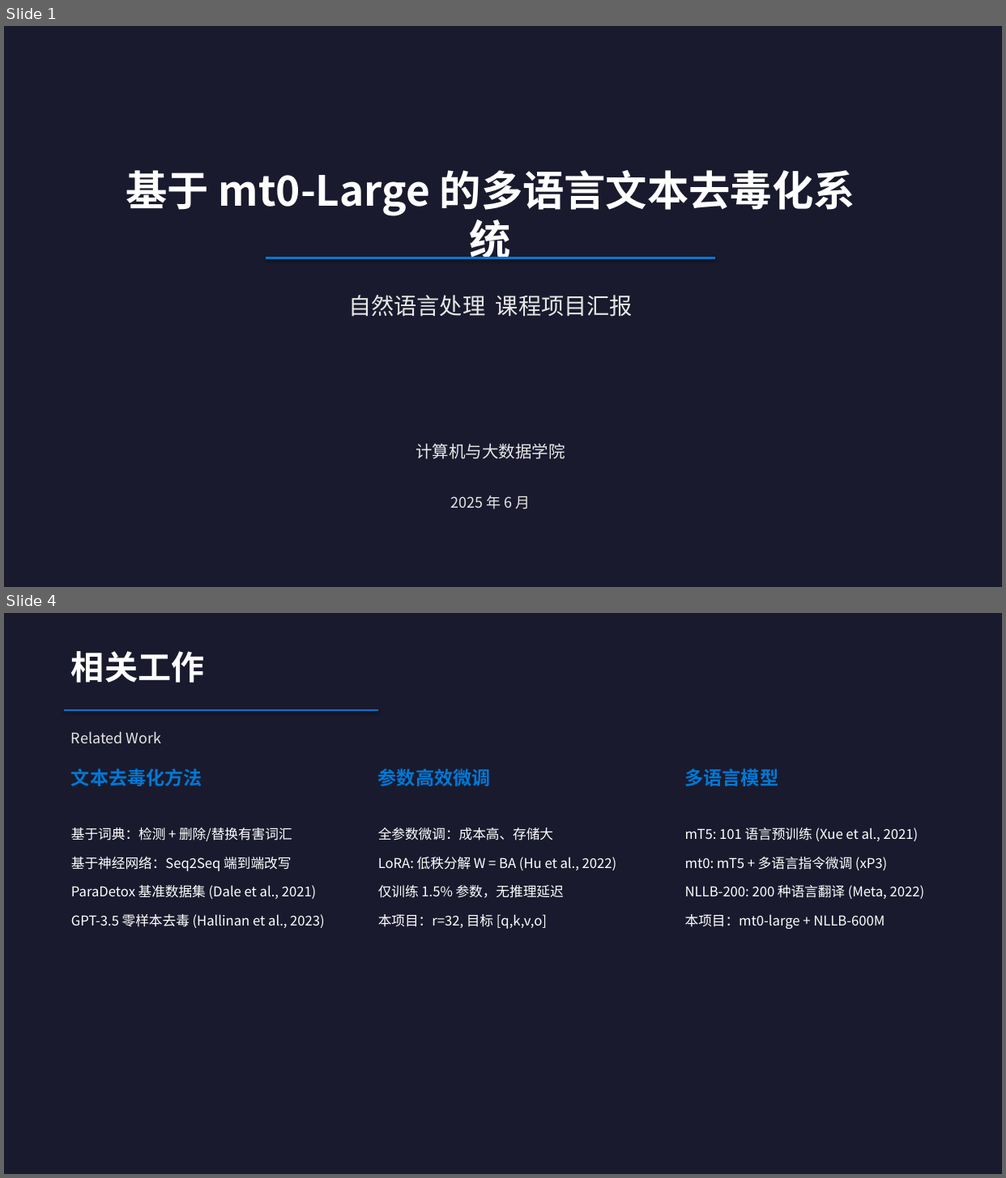
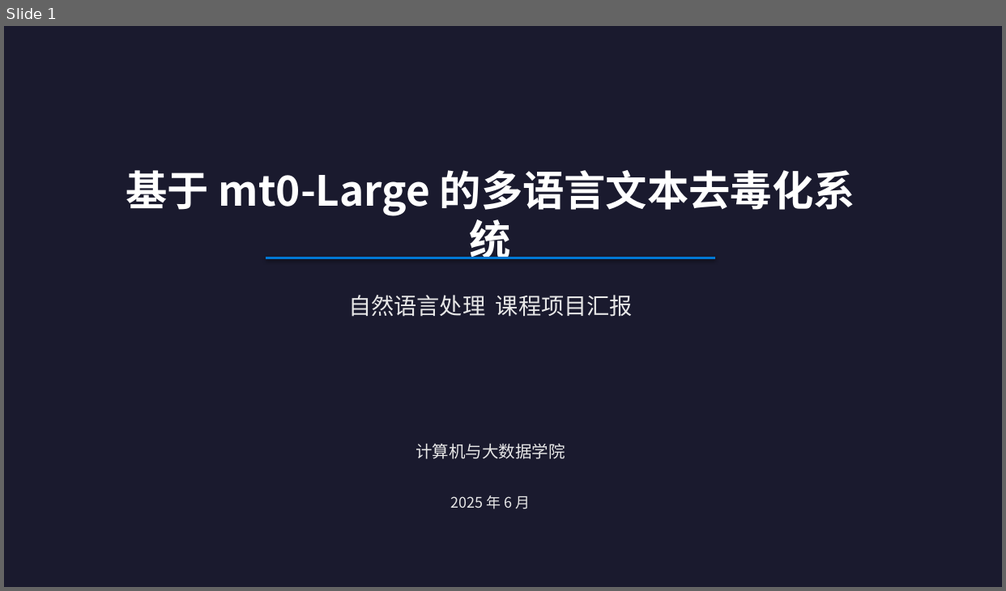
Before and after one commit to TextDetoxification/work, a slide deck: 课程项目汇报_多语言文本去毒化.pptx. Shown one above the other, each under a label of ours: slides 1 and 4 before the commit, slide 1 after it; the slides between them are not shown. The pictures are 1006x1178 and 1006x591 pixels, drawn with LibreOffice and Linux fonts; fonts in the diff are those of the drawing. Boxes give left, top, right and bottom in pixels: in the first picture for what was removed or moved away, otherwise in the second. Text is boxed around its words. In the diff, an @@ line names an element or a change of style, - is before the commit and + after.

```diff
--- a/课程项目汇报_多语言文本去毒化.pptx
+++ b/课程项目汇报_多语言文本去毒化.pptx
@@ slide 4 removed at (4,613,1002,1174), background #1A1A2E @@
@@ text removed at (71,651,204,683) @@
-相关工作
@@ line removed from (64, 710) to (378, 710) @@
@@ text removed at (71,731,162,743) @@
-Related Work
@@ text removed at (71,769,202,786) @@
-文本去毒化方法
@@ text removed at (378,769,491,786) @@
-参数高效微调
@@ text removed at (685,769,779,786) @@
-多语言模型
@@ text removed at (71,828,325,928) @@
-基于词典：检测 + 删除/替换有害词汇
-基于神经网络：Seq2Seq 端到端改写
-ParaDetox 基准数据集 (Dale et al., 2021)
-GPT-3.5 零样本去毒 (Hallinan et al., 2023)
@@ text removed at (378,828,617,929) @@
-全参数微调：成本高、存储大
-LoRA: 低秩分解 W = BA (Hu et al., 2022)
-仅训练 1.5% 参数，无推理延迟
-本项目：r=32, 目标 [q,k,v,o]
@@ text removed at (685,828,925,929) @@
-mT5: 101 语言预训练 (Xue et al., 2021)
-mt0: mT5 + 多语言指令微调 (xP3)
-NLLB-200: 200 种语言翻译 (Meta, 2022)
-本项目：mt0-large + NLLB-600M
```
Also in this commit, not shown: 8 slides changed, 2 slides added, 2 other slides removed, 2 other files.
